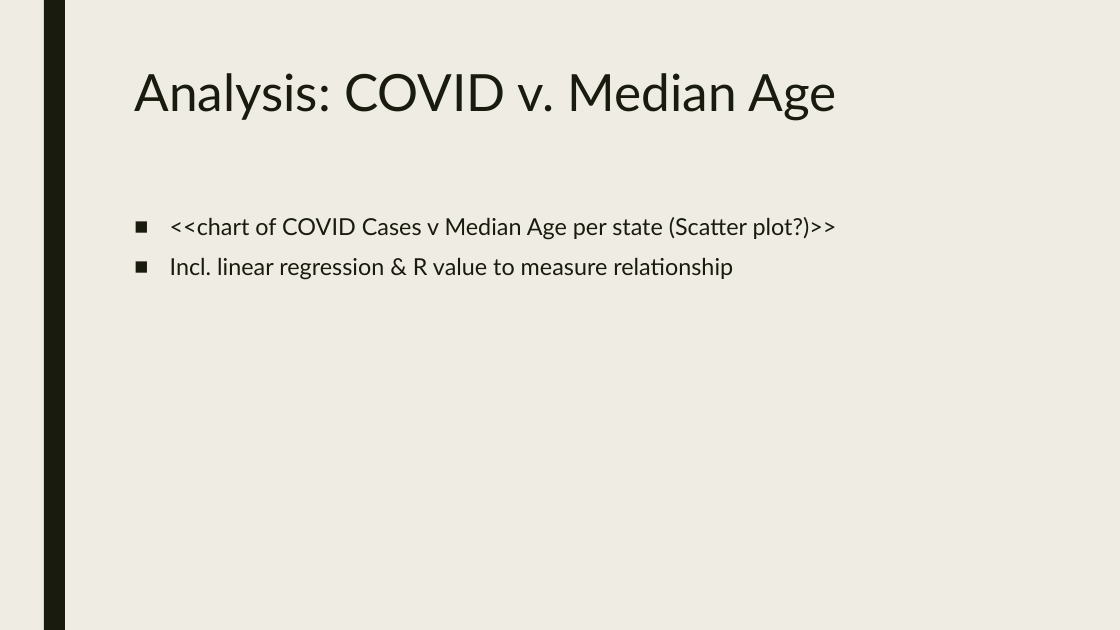
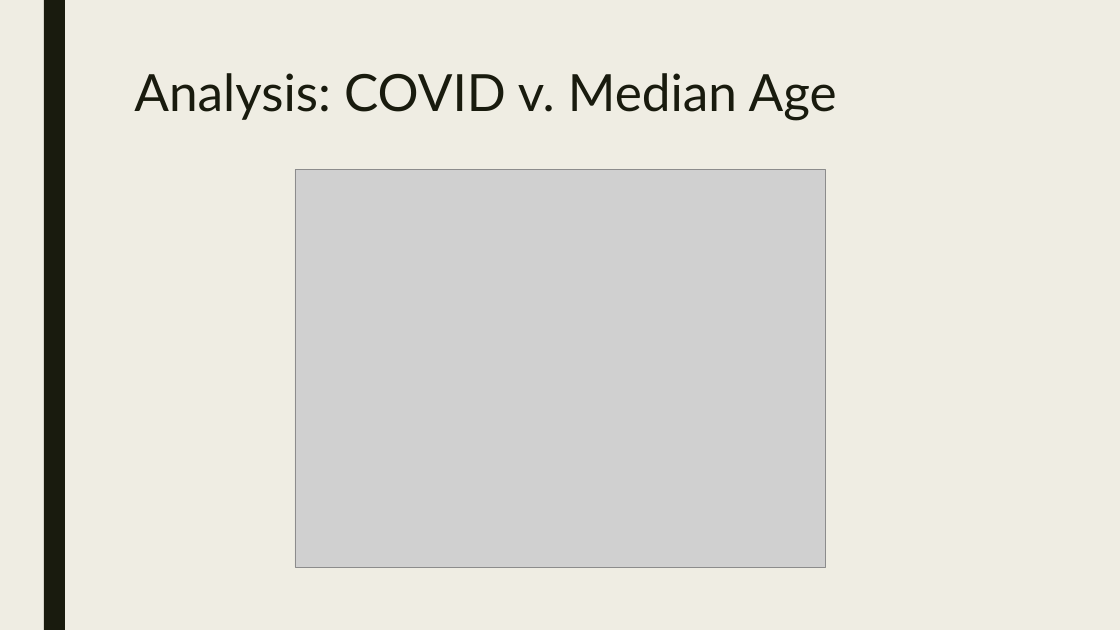
Before and after one commit to lcarbo/US_COVID_Project, a slide deck: slide 14 of COVID_Presentation_0104.pptx (slide 12 before the commit). Drawn at 1120x630 pixels with LibreOffice and Linux fonts; fonts in the diff are those of the drawing; grey boxes stand for pictures. Boxes give left, top, right and bottom in pixels: in the first picture for what was removed or moved away, otherwise in the second. Text is boxed around its words. In the diff, an @@ line names an element or a change of style, - is before the commit and + after.

Commit message:
Ppt with images

```diff
--- a/COVID_Presentation_0104.pptx
+++ b/COVID_Presentation_0104.pptx
@@ picture added at <box>295,170,825,567</box> @@
@@ text removed at <box>170,217,837,280</box> @@
-■ <<chart of COVID Cases v Median Age per state (Scatter plot?)>>
-■ Incl. linear regression & R value to measure relationship
```
Also in this commit, not shown: 4 other slides changed, 2 slides added, 1 other file.
